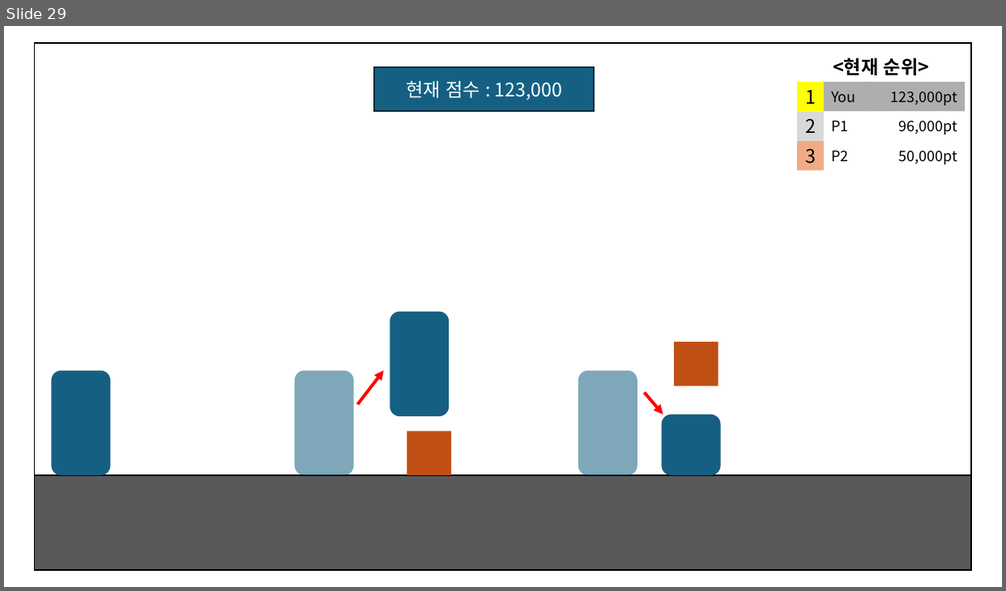
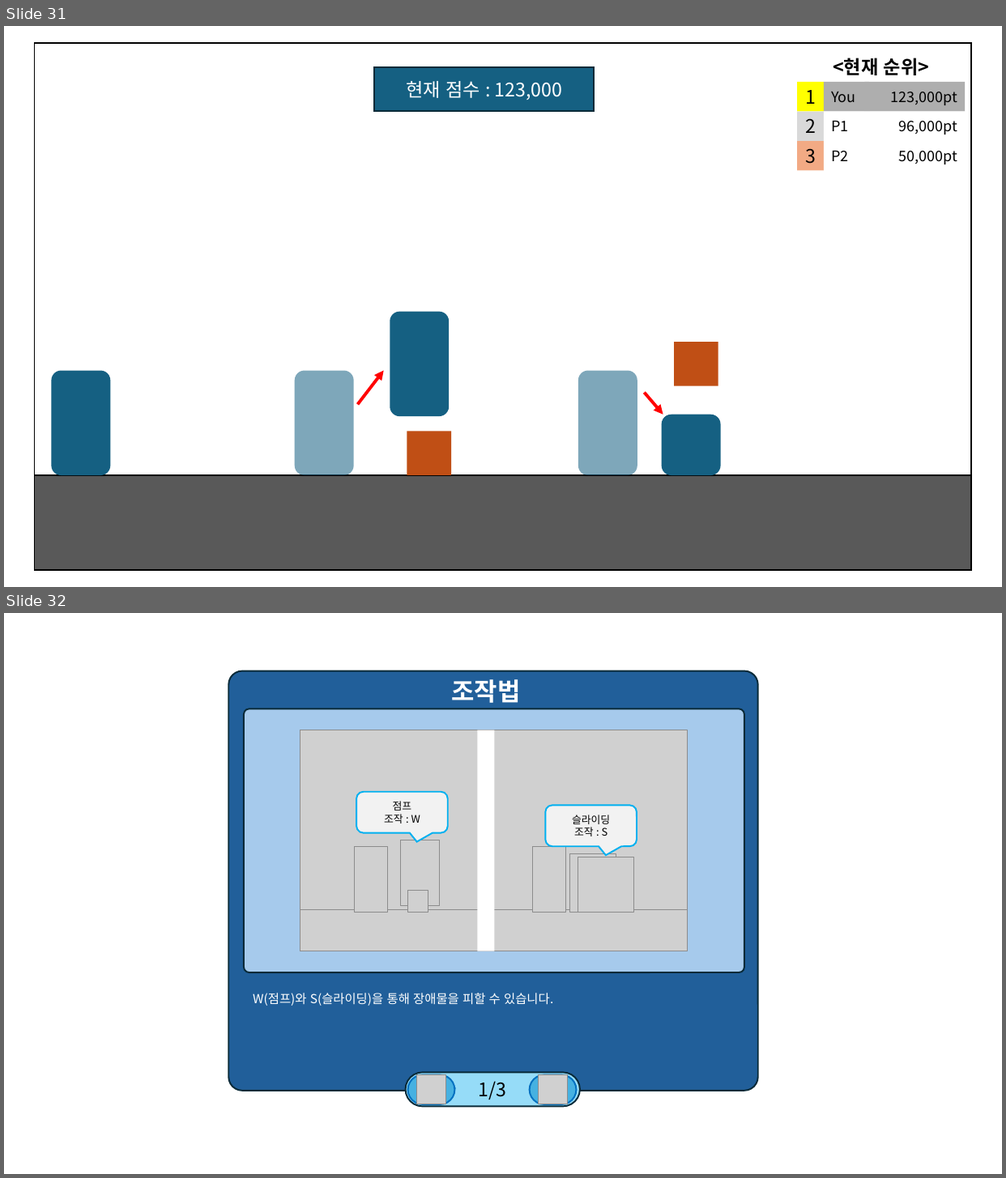
Before and after one commit to weariness00/Mandle_10Minute_Game, a slide deck: document/UI.pptx. Shown one above the other, each under a label of ours: slide 29 before the commit, slides 31 and 32 after it. The pictures are 1006x591 and 1006x1178 pixels, drawn with LibreOffice and Linux fonts; fonts in the diff are those of the drawing; grey boxes stand for pictures. Boxes give left, top, right and bottom in pixels: in the first picture for what was removed or moved away, otherwise in the second. Text is boxed around its words. In the diff, an @@ line names an element or a change of style, - is before the commit and + after.

```diff
--- a/document/UI.pptx
+++ b/document/UI.pptx
@@ slide 32 added at (x1=4, y1=613, x2=1002, y2=1174), background #FFFFFF @@
@@ group added at (x1=228, y1=671, x2=758, y2=1106): 10 pictures, 5 rounded rectangles, 2 rounded speech boxes, 2 texts, 1 rectangle @@
+점프
+조작 : W
+슬라이딩
+조작 : S
+1/3
+조작법
+W(점프)와 S(슬라이딩)을 통해 장애물을 피할 수 있습니다.
@@ what was slide 29 is now slide 31 @@
```
Also in this commit, not shown: 4 other slides added, 2 other files.
